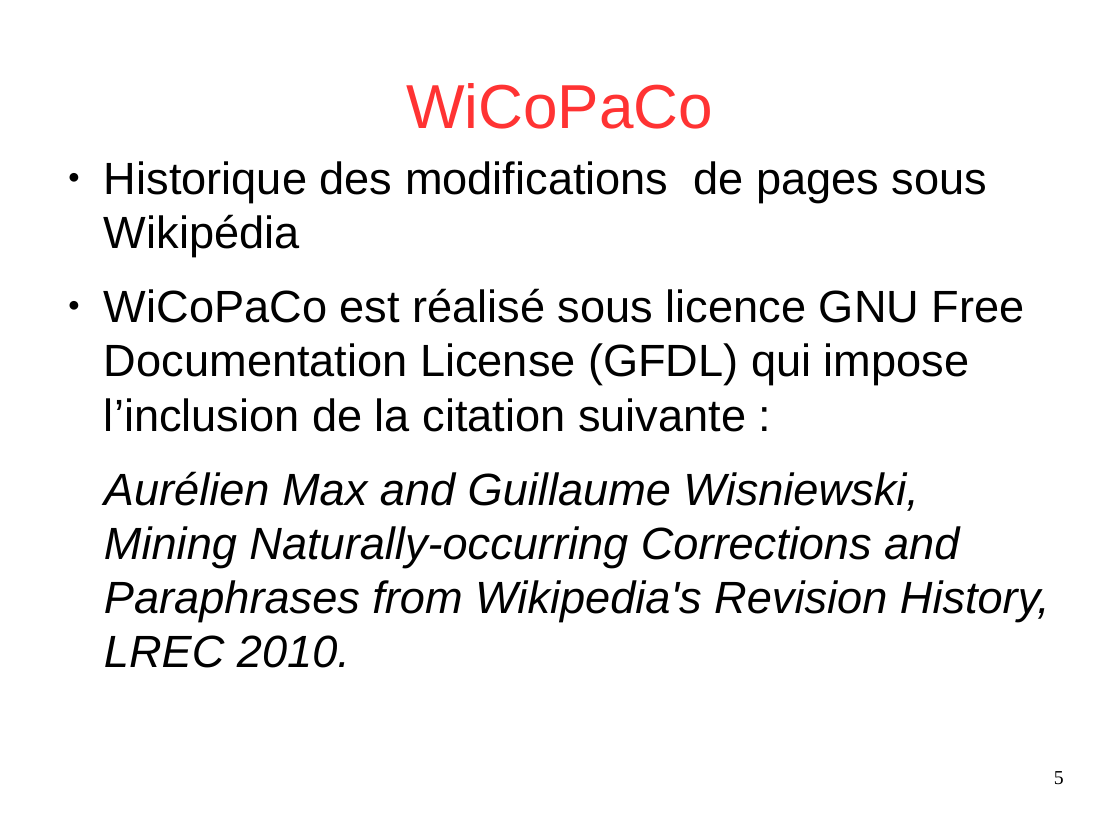
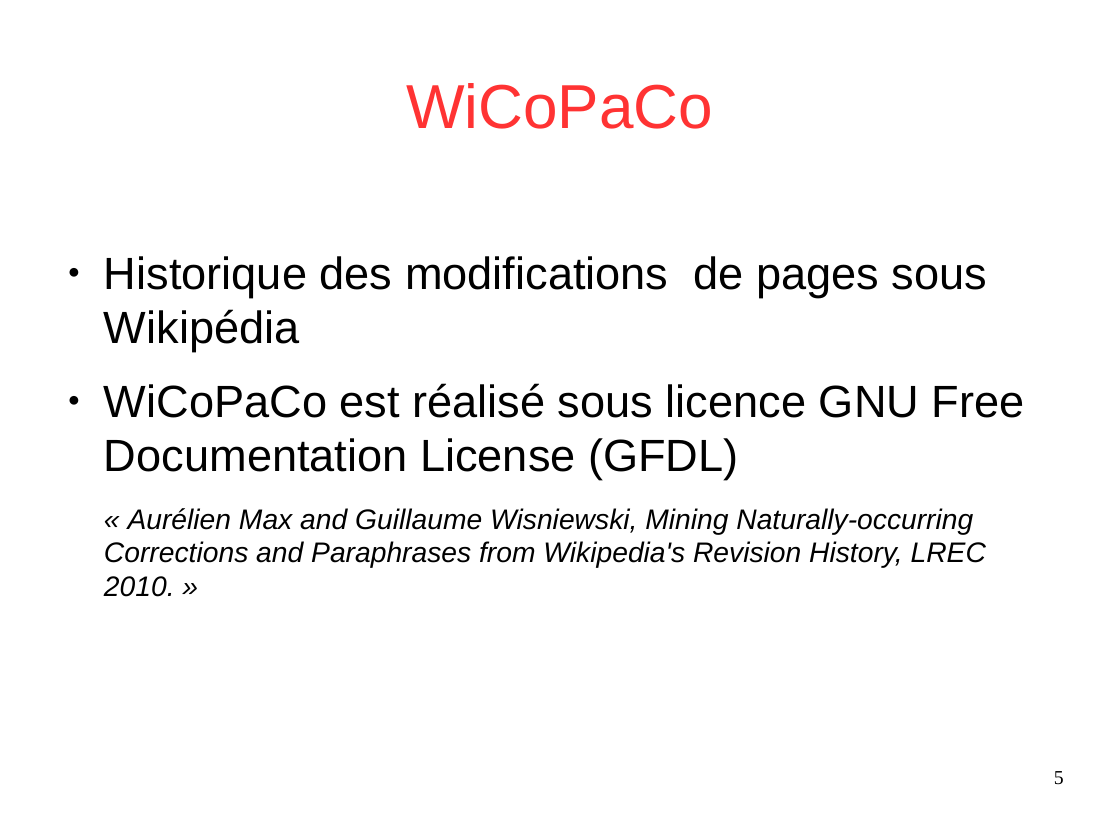
Before and after one commit to Sle3pingForest/StageL3, a slide deck: slide 5 of RapportDamien/presentation.odp. Drawn at 1120x840 pixels with LibreOffice and Linux fonts; fonts in the diff are those of the drawing. Boxes give left, top, right and bottom in pixels: in the first picture for what was removed or moved away, otherwise in the second. Text is boxed around its words. In the diff, an @@ line names an element or a change of style, - is before the commit and + after.

```diff
--- a/RapportDamien/presentation.odp
+++ b/RapportDamien/presentation.odp
@@ text at (104, 383, 1025, 597): text changed; size 32 to 20 pt @@
-● WiCoPaCo est réalisé sous licence GNU Free Documentation License (GFDL) qui impose l’inclusion de la citation suivante :
-Aurélien Max and Guillaume Wisniewski, Mining Naturally-occurring Corrections and Paraphrases from Wikipedia's Revision History, LREC 2010.
+● WiCoPaCo est réalisé sous licence GNU Free Documentation License (GFDL)
+« Aurélien Max and Guillaume Wisniewski, Mining Naturally-occurring Corrections and Paraphrases from Wikipedia's Revision History, LREC 2010. »
```
Also in this commit, not shown: 8 other slides changed, 2 slides added, 14 other files.
